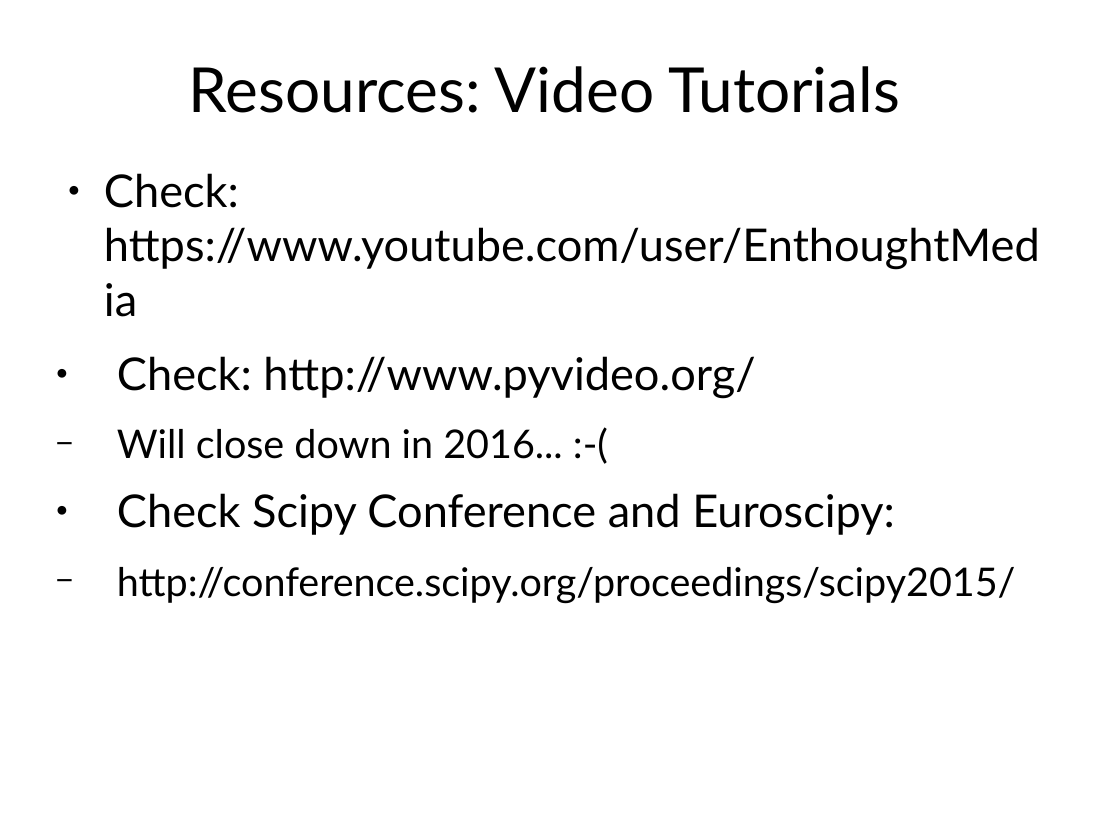
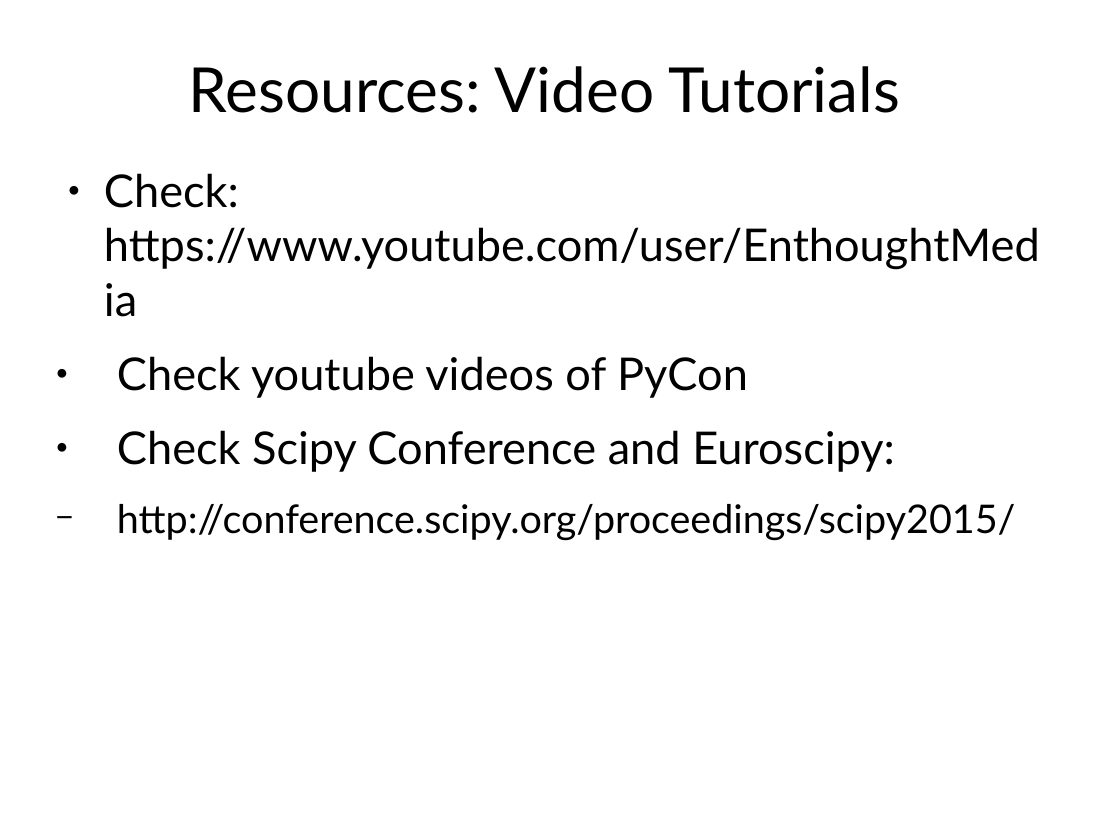
Before and after one commit to rcrehuet/Python_for_scientists_2023, a slide deck: slide 135 of slides/curs_python.odp (slide 130 before the commit). Drawn at 1120x840 pixels with LibreOffice and Linux fonts; fonts in the diff are those of the drawing. Boxes give left, top, right and bottom in pixels: in the first picture for what was removed or moved away, otherwise in the second. Text is boxed around its words. In the diff, an @@ line names an element or a change of style, - is before the commit and + after.

```diff
--- a/slides/curs_python.odp
+++ b/slides/curs_python.odp
@@ text at (x1=117, y1=356, x2=748, y2=398): text changed @@
-● Check: http://www.pyvideo.org/
-  − Will close down in 2016... :-(
+● Check youtube videos of PyCon
```
Also in this commit, not shown: 42 other slides changed, 9 slides added, 4 slides removed, 1 other file.
